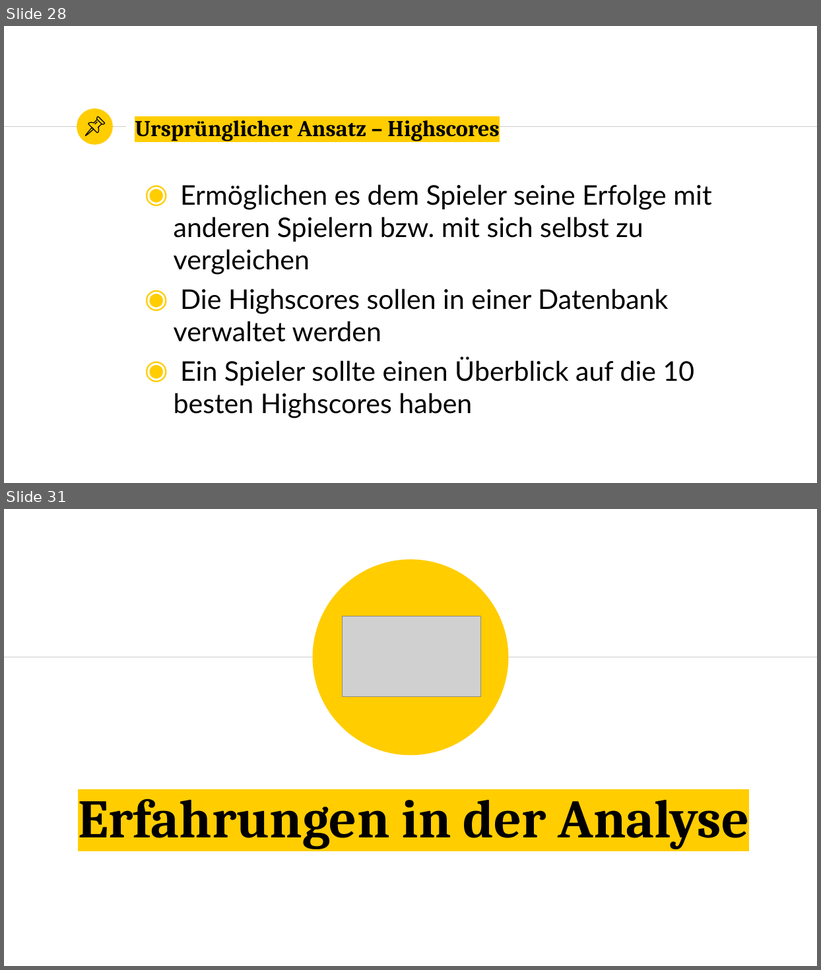
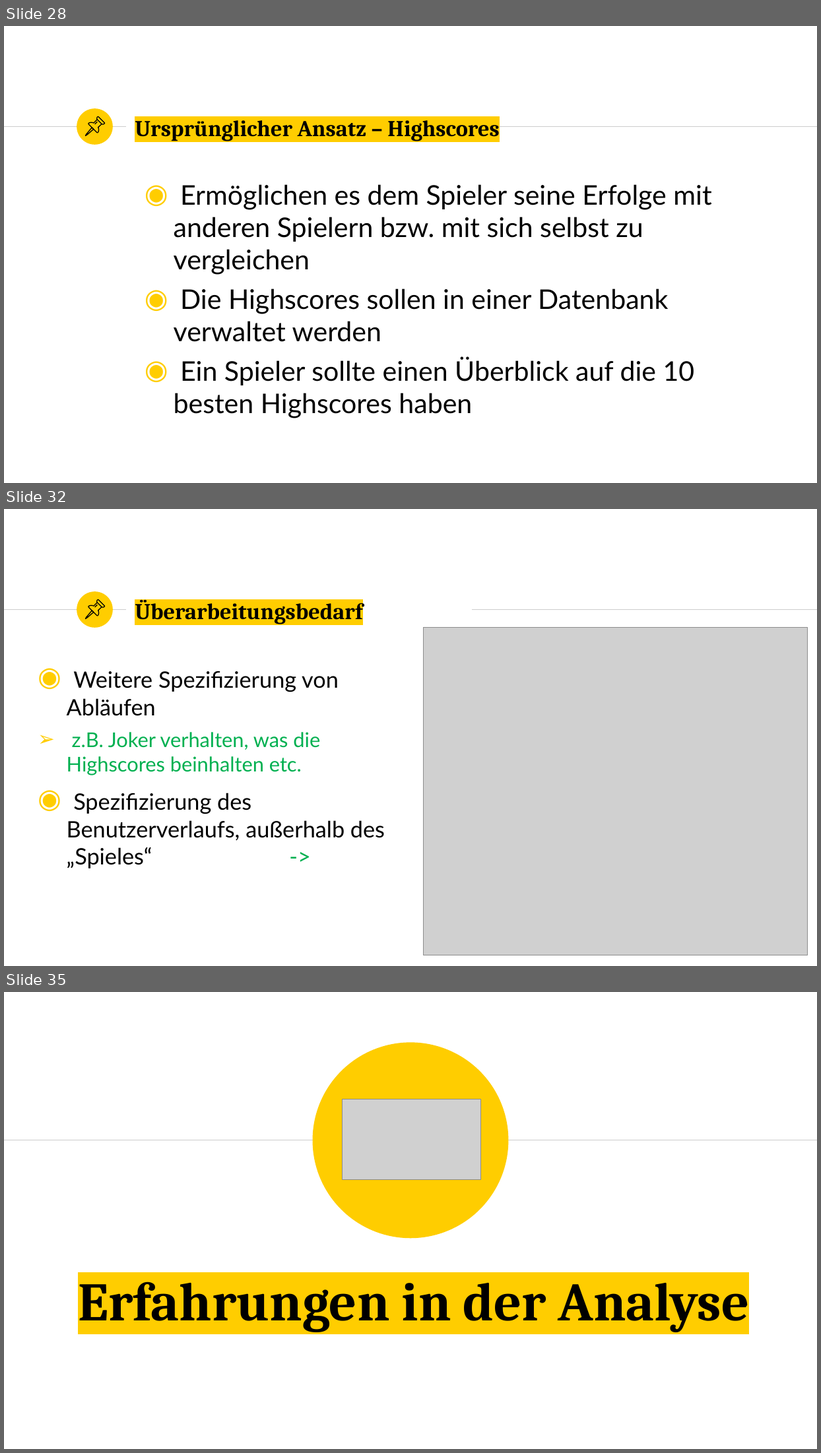
Before and after one commit to marcelherd/OOT-Projekt, a slide deck: Presentation/Presentation.pptx. Shown one above the other, each under a label of ours: slides 28 and 31 before the commit, slides 28, 32 and 35 after it; the slides between them are not shown. The pictures are 821x970 and 821x1453 pixels, drawn with LibreOffice and Linux fonts; fonts in the diff are those of the drawing; grey boxes stand for pictures. Boxes give left, top, right and bottom in pixels: in the first picture for what was removed or moved away, otherwise in the second. Text is boxed around its words. In the diff, an @@ line names an element or a change of style, - is before the commit and + after.

```diff
--- a/Presentation/Presentation.pptx
+++ b/Presentation/Presentation.pptx
@@ slide 32 added at (4,509,817,966), background #FFFFFF; not listed: 3 template elements that a slide beside it also shows @@
@@ group added at (85,600,104,619): 4 freeform shapes @@
@@ title added at (135,598,362,625), 20 pt, text #000000, bold @@
+Überarbeitungsbedarf
@@ picture added at (424,628,808,955) @@
@@ text added at (67,671,385,869), 20 pt, text #000000 @@
+◉ Weitere Spezifizierung von Abläufen
+➢ z.B. Joker verhalten, was die Highscores beinhalten etc.
+◉ Spezifizierung des Benutzerverlaufs, außerhalb des „Spieles“ ->
@@ what was slide 31 is now slide 35 @@
```
Also in this commit, not shown: 3 slides changed, 4 other slides added.
